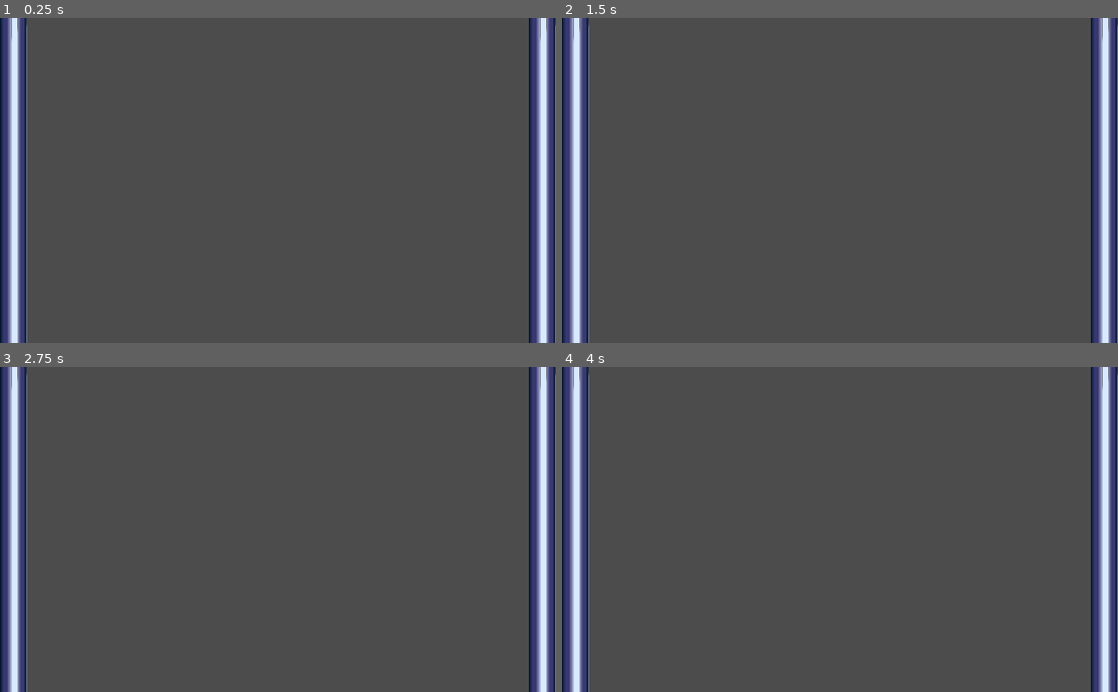
Above: before the commit, frames 1-4 (two rows, left to right).
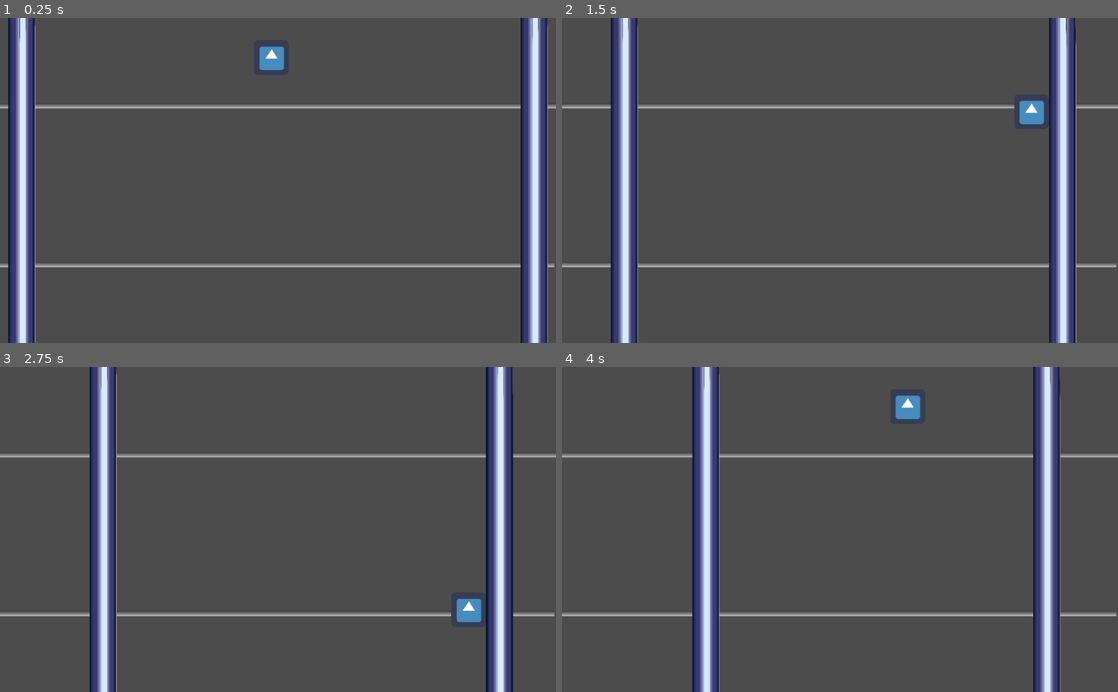
Above: after the commit, the same moments.

Repository: hgcummings/garbage-crusher
Game: Godot game, scene res://Main.tscn
The game is run twice, just before and just after one commit, with the same random seed, the same clock (stepped at 60 frames per second) and the same inputs. The engine's default icon, where the game draws it, is replaced by a stand-in: a white triangle on a blue panel in a dark square.
Inputs:
- Up to frame 1 (0.25 s): no input
- Up to frame 2 (1.5 s): hold D 0.53-1.28 s; hold S from 1.28 s (still down)
- Up to frame 3 (2.75 s): release S at 2.03 s; hold D from 2.03 s (still down)
- Up to frame 4 (4 s): release D at 2.78 s; hold W 2.78-3.53 s; hold A from 3.53 s (still down)

The runs differ from the first frame. In frame 1, 15% of the frame differs, in the area x 0-100%, y 0-100%; in frame 2, 22%; in frame 3, 21%; in frame 4, 22%.

Commit message:
Add wall movement and channels
# Conflicts:
#	Main.tscn

Diff:
--- /dev/null
+++ b/Channel.tscn
@@ -0,0 +1,17 @@
+[gd_scene load_steps=3 format=2]
+
+[ext_resource path="res://channel.png" type="Texture" id=1]
+
+[sub_resource type="RectangleShape2D" id=1]
+extents = Vector2( 512, 5 )
+
+[node name="Channel" type="Area2D"]
+
+[node name="CollisionShape2D" type="CollisionShape2D" parent="."]
+position = Vector2( 512, 5 )
+shape = SubResource( 1 )
+
+[node name="Sprite" type="Sprite" parent="."]
+position = Vector2( 511.75, 5 )
+scale = Vector2( 1024.5, 0.5 )
+texture = ExtResource( 1 )
--- a/Main.tscn
+++ b/Main.tscn
@@ -1,13 +1,22 @@
-[gd_scene load_steps=3 format=2]
+[gd_scene load_steps=4 format=2]
 
 [ext_resource path="res://Wall.tscn" type="PackedScene" id=1]
-[ext_resource path="res://Player.tscn" type="PackedScene" id=2]
+[ext_resource path="res://Channel.tscn" type="PackedScene" id=2]
+[ext_resource path="res://Player.tscn" type="PackedScene" id=3]
 
 [node name="Node2D" type="Node2D"]
 
-[node name="KinematicBody2D" parent="." instance=ExtResource( 1 )]
+[node name="Channel" parent="." instance=ExtResource( 2 )]
+position = Vector2( 1, 157 )
 
-[node name="KinematicBody2D2" parent="." instance=ExtResource( 1 )]
+[node name="Channel2" parent="." instance=ExtResource( 2 )]
+position = Vector2( -3, 450 )
+
+[node name="LeftWall" parent="." instance=ExtResource( 1 )]
+
+[node name="RightWall" parent="." instance=ExtResource( 1 )]
 position = Vector2( 974, 0 )
+speed = -1
 
-[node name="Player" parent="." instance=ExtResource( 2 )]
+[node name="Player" parent="." instance=ExtResource( 3 )]
+position = Vector2( 500, 73 )
--- /dev/null
+++ b/Wall.gd
@@ -0,0 +1,21 @@
+extends KinematicBody2D
+
+
+# Declare member variables here. Examples:
+# var a = 2
+# var b = "text"
+export var speed = 1
+
+var velocity
+
+# Called when the node enters the scene tree for the first time.
+func _ready():
+	velocity = Vector2(speed, 0)
+
+
+# Called every frame. 'delta' is the elapsed time since the previous frame.
+#func _process(delta):
+#	pass
+
+func _physics_process(delta):
+	move_and_collide(velocity)
--- a/Wall.tscn
+++ b/Wall.tscn
@@ -1,11 +1,13 @@
-[gd_scene load_steps=3 format=2]
+[gd_scene load_steps=4 format=2]
 
 [ext_resource path="res://wall.png" type="Texture" id=1]
+[ext_resource path="res://Wall.gd" type="Script" id=2]
 
 [sub_resource type="RectangleShape2D" id=1]
 extents = Vector2( 25, 300 )
 
-[node name="KinematicBody2D" type="KinematicBody2D"]
+[node name="Wall" type="KinematicBody2D"]
+script = ExtResource( 2 )
 
 [node name="CollisionShape2D" type="CollisionShape2D" parent="."]
 position = Vector2( 25, 300 )
Binary file added: channel.png
Not shown, added: channel.png.import
